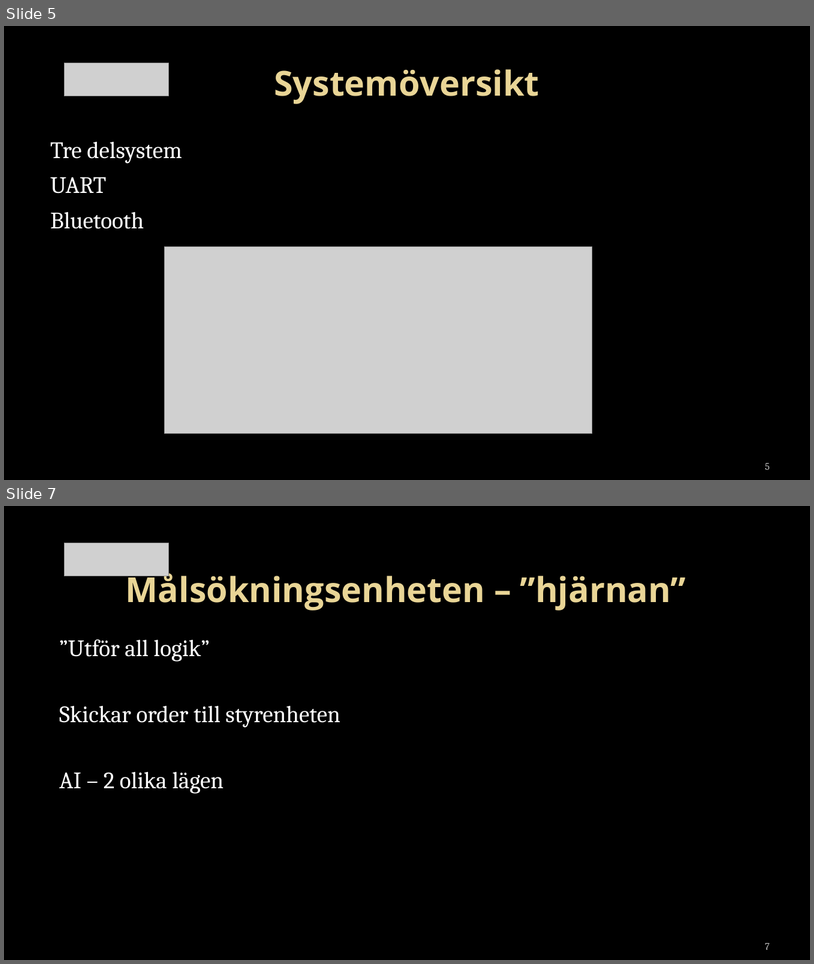
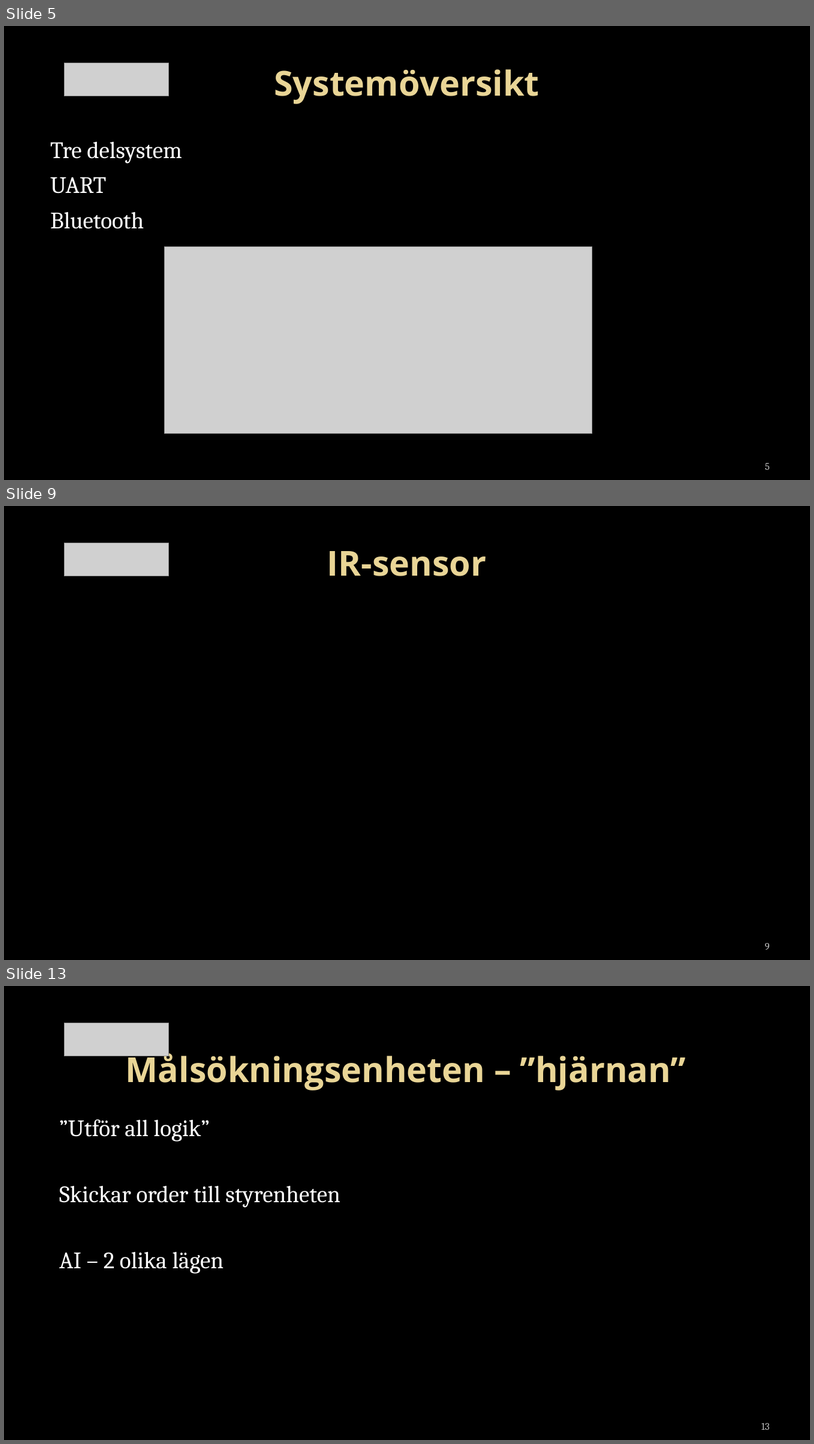
Before and after one commit to towni0/TSEA29---MrRobot, a slide deck: docs/TSEA29 - presentation v.01.pptx. Shown one above the other, each under a label of ours: slides 5 and 7 before the commit, slides 5, 9 and 13 after it; the slides between them are not shown. The pictures are 814x964 and 814x1444 pixels, drawn with LibreOffice and Linux fonts; fonts in the diff are those of the drawing; grey boxes stand for pictures; background and template pictures are left out. Boxes give left, top, right and bottom in pixels: in the first picture for what was removed or moved away, otherwise in the second. Text is boxed around its words. In the diff, an @@ line names an element or a change of style, - is before the commit and + after.

```diff
--- a/docs/TSEA29 - presentation v.01.pptx
+++ b/docs/TSEA29 - presentation v.01.pptx
@@ slide 9 added at [4,506,810,960], background picture (left out) @@
@@ picture added at [64,543,168,576] @@
@@ title added at [327,551,486,576], 41 pt, text gradient #EAD696 to #E7D081, bold @@
+IR-sensor
@@ page number added at [765,942,770,949], 12 pt, text #BDBDBD @@
+9
@@ what was slide 7 is now slide 13 @@
@@ page number at [762,1422,770,1429]: text changed @@
-7
+13
```
Also in this commit, not shown: 2 slides changed, 11 other slides added.
